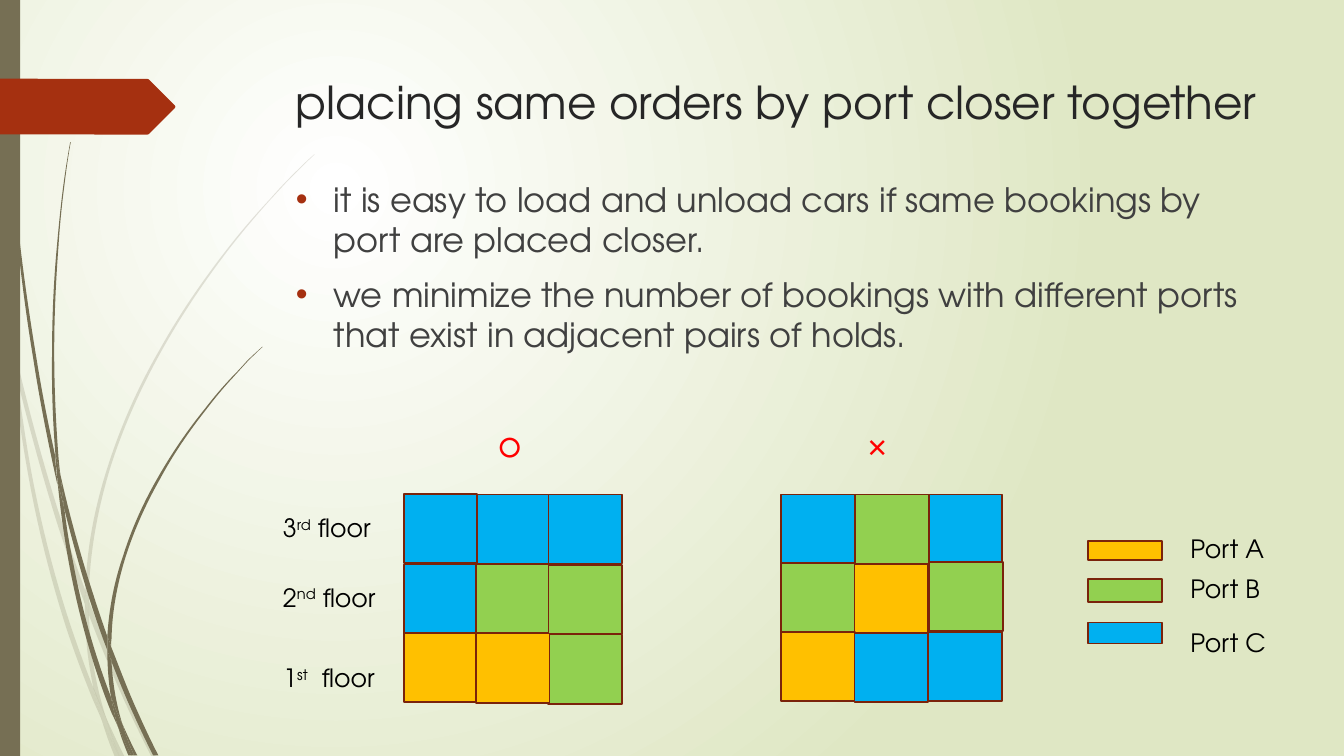
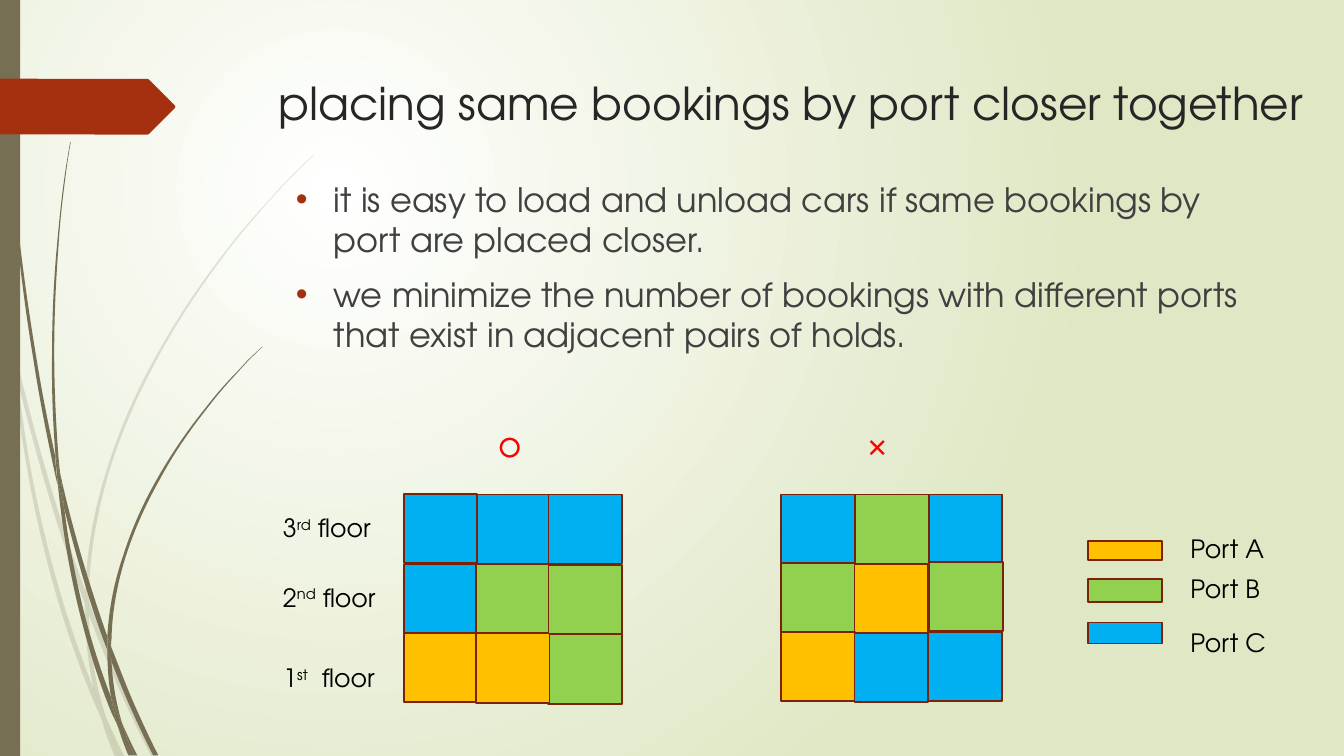
Before and after one commit to r-kurosu/kline_new, a slide deck: slide 14 of 竹田.pptx. Drawn at 1344x756 pixels with LibreOffice and Linux fonts; fonts in the diff are those of the drawing. Boxes give left, top, right and bottom in pixels: in the first picture for what was removed or moved away, otherwise in the second. Text is boxed around its words. In the diff, an @@ line names an element or a change of style, - is before the commit and + after.

```diff
--- a/竹田.pptx
+++ b/竹田.pptx
@@ title at (279,86,1303,130): text changed @@
-placing same orders by port closer together
+placing same bookings by port closer together
```
Also in this commit, not shown: 27 other slides changed, 1 slide added, 3 slides removed.
